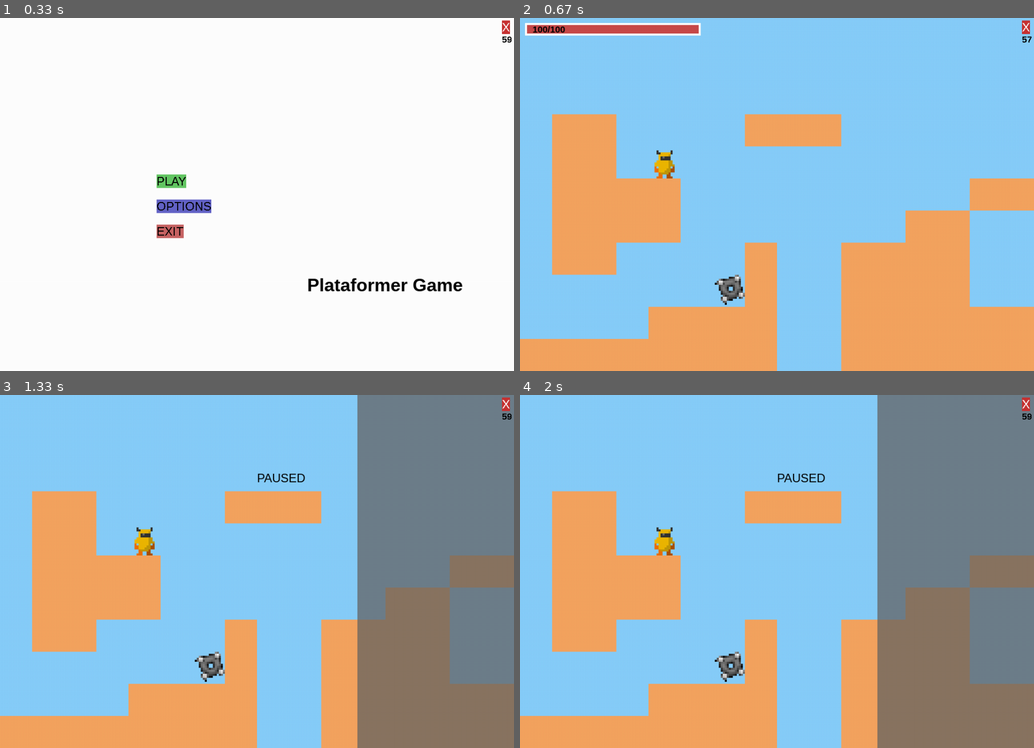
Above: before the commit, frames 1-4 (two rows, left to right).
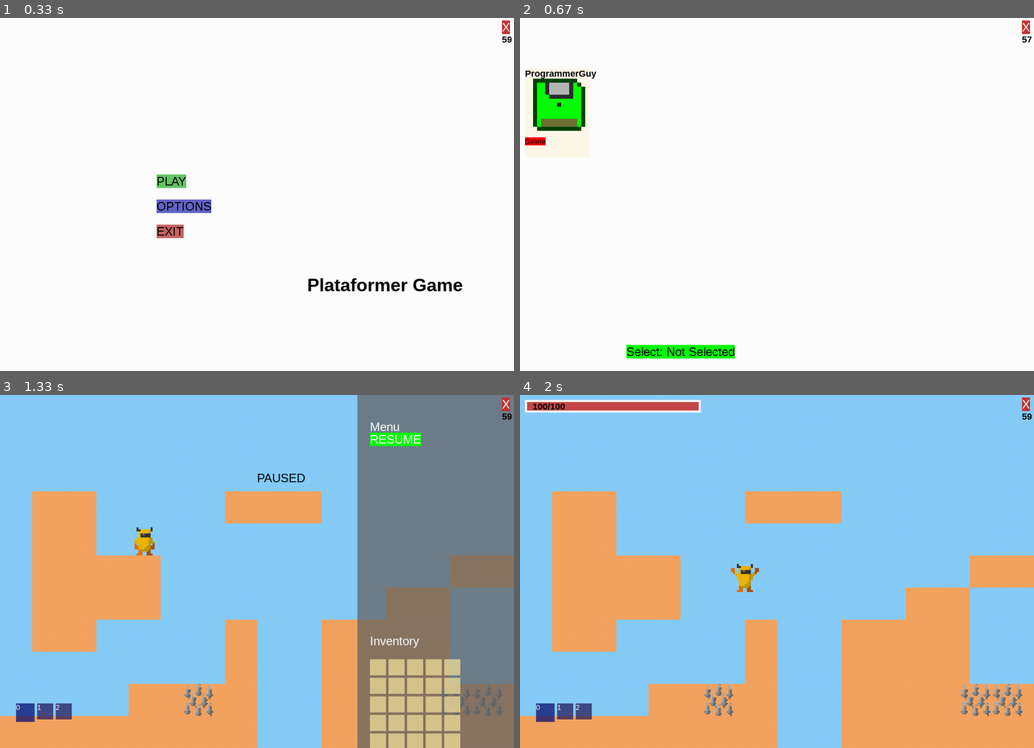
Above: after the commit, the same moments.

Repository: MrJuaumBR/PlataformerPygame
Game: pygame game, started from game.py
Same seed, same stepped clock (60 frames per second), same inputs: the game is played once before the commit and once after it.
Inputs (mouse positions are in pixels of both pictures, inside the frame that each line leads up to):
- Up to frame 1 (0.33 s): no input
- Up to frame 2 (0.67 s): press the mouse at (689, 180) at 0.37 s; move the mouse to (761, 226) at 0.47 s; release the mouse at (828, 272) at 0.6 s
- Up to frame 3 (1.33 s): click (159, 726) at 0.72 s, where only the run after the commit has a clickable "Select: Not Selected"; tap Esc at 1 s
- Up to frame 4 (2 s): click (915, 437) at 1.38 s, where only the run after the commit has a clickable "RESUME"; hold Right from 1.67 s (still down)

Frame 1 is identical in both runs. In frame 2, 100% of the frame differs, in the area x 0-100%, y 0-100%; in frame 3, 5.4%; in frame 4, 33%.

Commit message:
Third Commit, Big Changes principally in GUI

Diff:
--- a/data/src/groups.py
+++ b/data/src/groups.py
@@ -15,5 +15,5 @@
         return super().draw(surface)
     """
     def draw(self, surface: Surface) -> List[Rect]:
-        for sprite in self.sprites():
+        for sprite in sorted(self.sprites(), key=lambda sprite: sprite.priority):
             sprite.draw(surface)
--- a/data/src/level.py
+++ b/data/src/level.py
@@ -32,10 +32,13 @@
                     player_sprite = player((x,y))
                     self.player.add(player_sprite)
                 elif cell == '3':
-                    tile = SpiekBall((x,y),TILE_SIZE)
+                    tile = SpikeBall((x,y),TILE_SIZE)
+                    self.tiles.add(tile)
+                elif cell == '4':
+                    tile = Spike((x,y),TILE_SIZE)
                     self.tiles.add(tile)
 
-        self.tiles.add(DeadPoint((HALF_SCREEN_WIDTH-30,SCREEN_HEIGHT+50),(SCREEN_WIDTH+60,15))) # Dead Point
+        self.tiles.add(DeadPoint((0,SCREEN_HEIGHT+50),(SCREEN_WIDTH+60,15))) # Dead Point
 
     def check_take_damage(self,player,sprite):
         if sprite.type == "Damage":
@@ -112,6 +115,10 @@
         self.scroll_x()
 
         self.player.update()
+        if self.player.sprite.respawned:
+            self.player.sprite.rect.topleft = self.world_spawn
+            self.player.sprite.respawned = False
+
         self.horizontal_movement_collision()
         self.vertical_movement_collision()
 
--- a/data/src/menus.py
+++ b/data/src/menus.py
@@ -30,9 +30,9 @@
         BTN_options = BPYG.draw_button('OPTIONS',(HALF_SCREEN_SIZE[0]-200,HALF_SCREEN_SIZE[1]-150),0,((0,0,0),(100,100,200)))
         BTN_exit = BPYG.draw_button('EXIT',(HALF_SCREEN_SIZE[0]-200,HALF_SCREEN_SIZE[1]-100),0,((0,0,0),(200,100,100)))
         if BTN_play:
-            game()
+            save_select()
         if BTN_options:
-            pass
+            options()
         if BTN_exit:
             GAME_RUNNING = False
             DISCORD.join()
@@ -45,9 +45,88 @@
                 DISCORD.join()
                 pyg.quit()
                 exit()
-            elif ev.type == KEYDOWN:
-                if ev.key == K_x:
-                    GAME_RUNNING = False
+
+        pyg.display.update()
+        SCREEN.fill('white')
+        CLOCK.tick(60)
+
+def options():
+    run = True
+    list_discord_rpc = [True,False]
+    index_discord_rpc = 0
+    list_sound_level = [0,25,50,75,100]
+    index_sound_level = 0
+    while run:
+        if AllScreenDraw():
+            run = False
+        BPYG.draw_text("Options",(25,25),2,True,(0,0,0))
+
+        BPYG.draw_text("Discord Rich Presence: ",(HALF_SCREEN_WIDTH-210,75),1,True,C_BLACK)
+        index_discord_rpc=BPYG.draw_select((HALF_SCREEN_WIDTH-200,100),1,((0,0,0),C_BEIGE),list_discord_rpc,index_discord_rpc)
+
+        BPYG.draw_text("Volume: ",(HALF_SCREEN_WIDTH-210,150),1,True,C_BLACK)
+        index_sound_level = BPYG.draw_select((HALF_SCREEN_WIDTH-200,175),1,(C_BLACK,C_BEIGE),list_sound_level,index_sound_level)
+        for ev in pyg.event.get():
+            if ev.type == QUIT:
+                GAME_RUNNING = False
+                DISCORD.join()
+                pyg.quit()
+                exit()
+
+        pyg.display.update()
+        CLOCK.tick(60)
+        SCREEN.fill(C_WHITE)
+
+def save_select():
+    run = True
+    saves = [{"name":"ProgrammerGuy",'size':'infinity'}]
+    selected = {"name":"Not Selected","size":"0kb"}
+    while run:
+        if AllScreenDraw():
+            run = False
+        img_btns = []
+        xy = [10,100]
+        save_repeat = 0
+        for save in saves:
+            BPYG.draw_rect(xy,(TILE_SIZE*2,TILE_SIZE*2+50),C_CORNSILK,150)
+
+            # Draw Image
+            img = pyg.transform.scale((spritesheet(TEXTURES_FOLDER+'diskette.png').image_at((0,0,16,16),0)),(TILE_SIZE*2,TILE_SIZE*2))
+            img_rect = Rect(xy[0],xy[1]+5,img.get_rect().width,img.get_rect().height)
+            SCREEN.blit(img,img_rect)
+
+            # Draw delete button
+            delete_btn = BPYG.draw_button('Delete',(xy[0],xy[1]+TILE_SIZE*2+10),3,(C_BLACK,C_RED))
+            # Info Display
+            BPYG.draw_text(save["name"],xy,1,True,C_BLACK)
+
+            img_btns.append((img_rect,save,delete_btn)) # Append to list
+
+            # Position
+            xy[0] += TILE_SIZE*2+10
+            save_repeat += 1
+            if save_repeat+1 >= int(SCREEN_WIDTH//(TILE_SIZE*2))-1:
+                xy[1] += (TILE_SIZE * 2) + 60
+                xy[0] = 10
+                save_repeat = 0
+
+        for img in img_btns:
+            if img[2]:
+                saves.pop(saves.index(img[1]))
+            if img[0].collidepoint(pyg.mouse.get_pos()):
+                if pyg.mouse.get_pressed(3)[0]:
+                    selected = img[1]
+
+        BTN_select = BPYG.draw_button(f'Select: {selected["name"]}',(HALF_SCREEN_WIDTH-300,HALF_SCREEN_HEIGHT+300),0,((0,0,0),C_GREEN))
+        if BTN_select:
+            game()
+
+        for ev in pyg.event.get():
+            if ev.type == QUIT:
+                GAME_RUNNING = False
+                DISCORD.join()
+                pyg.quit()
+                exit()
 
         pyg.display.update()
         SCREEN.fill('white')
@@ -63,9 +142,37 @@
         if menu_open:
             BPYG.draw_rect((HALF_SCREEN_WIDTH+200,0),(HALF_SCREEN_WIDTH-200,SCREEN_HEIGHT),(100,100,100),190)
             BPYG.draw_text("PAUSED",(HALF_SCREEN_SIZE[0],HALF_SCREEN_HEIGHT-200),0,True,(0,0,0))
+
+            BPYG.draw_text("Menu",(HALF_SCREEN_WIDTH+225,50),0,True,C_WHITE) # Menu Part
+            BTN_resume = BPYG.draw_button("RESUME",(HALF_SCREEN_WIDTH+225,75),0,(C_WHITE,C_GREEN))
+
+            BPYG.draw_text("Inventory",(HALF_SCREEN_WIDTH+225,HALF_SCREEN_HEIGHT+125),0,True,C_WHITE) # Inventory Part
+            inv_block_pos = [HALF_SCREEN_WIDTH+ 225,HALF_SCREEN_HEIGHT+175]
+            for i in range(5):
+                for x in range(5):
+                    BPYG.draw_rect(inv_block_pos,(TILE_SIZE/2,TILE_SIZE/2),C_BEIGE,200)
+                    inv_block_pos[0] += TILE_SIZE/2+5
+                inv_block_pos[1] += TILE_SIZE/2+5
+                inv_block_pos[0] = HALF_SCREEN_WIDTH+225
+
             level.player.sprite.locked = True
+            if BTN_resume:
+                menu_open = False
+                level.player.sprite.locked = False
         else:
             level.player.sprite.locked = False
+
+        hbar_pos = [TILE_SIZE/2,SCREEN_HEIGHT-(TILE_SIZE+25)]
+        for i in range(3):
+            if i == 0:
+                size = (TILE_SIZE/2+5,TILE_SIZE/2+5)
+                color = C_NAVY
+            else:
+                size = (TILE_SIZE/2,TILE_SIZE/2)
+                color = C_INDIGO
+            BPYG.draw_rect(hbar_pos,size,color,190)
+            BPYG.draw_text(str(i),hbar_pos,3,True,C_WHITE)
+            hbar_pos[0] += size[0] + 5
 
         if AllScreenDraw():
             run = False
--- a/data/src/player.py
+++ b/data/src/player.py
@@ -17,6 +17,7 @@
         self.image = self.animations['idle'][self.frame_index]
         self.image = pyg.transform.scale(self.image,size=(64,64))
         self.rect = self.image.get_rect(topleft=pos)
+        self.priority = 1000
 
         # Player Movement
         self.direction = pyg.math.Vector2(0,0)
@@ -44,6 +45,8 @@
         if self.health_bar_width > 500: # Limiter to width
             self.health_bar_width = 500
         self.health_ratio = self.maxHealth / self.health_bar_width
+        self.respawn_cooldown = 0# FPS * Seconds = 60 * 5.
+        self.respawned = False
 
     def take_damage(self,damage):
         if self.health >0 and self.status != "dead" and self.take_damage_frame == 0:
@@ -60,6 +63,9 @@
                 self.health = 0
                 BPYG.play_sound(SOUNDS_FOLDER+'dead.wav',.45)
                 self.status = "dead"
+                self.respawn_cooldown = 60 * 5
+            else:
+                BPYG.play_sound(SOUNDS_FOLDER+'hurt.wav',.3)
 
     def heal_damage(self,heal):
         if self.heal_frame <= 0 and self.status != "dead":
@@ -79,13 +85,23 @@
         if self.status == "dead":
             BPYG.draw_text("Dead X(",(25,12),1,True,(0,0,0))
         else:
-            BPYG.draw_text(f"{self.health}/{self.maxHealth}",(25,12),1,True,(0,0,0))
+            BPYG.draw_text(f"{int(self.health)}/{self.maxHealth}",(25,12),1,True,(0,0,0))
 
         if self.health < self.maxHealth:
             if self.heal_frame > 0 and self.status != "dead":
                 self.heal_frame -= 1
             elif self.heal_frame == 0:
                 self.heal_damage(self.maxHealth*0.025) # 0.25% per Second
+        # Player Revive
+        if self.status == "dead" and self.health <= 0 and self.respawn_cooldown > 0:
+            BPYG.draw_text(f"You died, {int(self.respawn_cooldown//60)}s to respawn",(self.rect.centerx,self.rect.centery-125),0,True,C_RED)
+            self.respawn_cooldown -= 1
+            if self.respawn_cooldown <= 0:
+                self.respawn_cooldown = 0
+                self.status = "idle"
+                self.locked = False
+                self.health = self.maxHealth // 2
+                self.respawned = True
 
     def animate(self):
         animation = self.animations[self.status]
--- a/data/src/settings.py
+++ b/data/src/settings.py
@@ -6,15 +6,16 @@
 [-] - Removed
 [!] - Tiny Changes
 
-- Save System
+[! 0.1] - Save System
 - Time System(Day & Night)
 - World Edit & Create
-- Enemys
+[! 0.1] - Enemys
 [+ 0.1] - Life System
 [! 0.1] - Tools & Drops
 [! 0.1] - RPG Games GUI
   [+ 0.1] - Main Menu
   [! 0.1] - Pause Menu
+  [! 0.1] - Inventory
 [+ 0.1] - Discord Rich Presence
 
 =========================================================================== [MAP DICTIONARY]
@@ -24,29 +25,30 @@
 0 = Player Spawn
 1 = Block
 3 = SpikeBall
+4 = Spike
 
 """
 import pygame as pyg
 from pygame.locals import *
 from sys import exit
-from .support import BetterPyGame
+from .support import BetterPyGame,DataBase
 import threading
 import time
 from pypresence import Presence
 import random
 
 level_map = [
-[' ', ' ', ' ', ' ', ' ', ' ', ' ', ' ', ' ', ' ', ' ', ' ', ' ', ' ', ' ', ' ', ' ', ' ', ' ', ' ', ' ', ' ', ' ', ' ', ' ', ' ', ' ', ' ', ' ', ' ', ' ', ' '],
-[' ', ' ', ' ', ' ', ' ', ' ', ' ', ' ', ' ', ' ', ' ', ' ', ' ', ' ', ' ', ' ', ' ', ' ', ' ', ' ', ' ', ' ', ' ', ' ', ' ', ' ', ' ', ' ', ' ', '1', '1', ' '],
-[' ', ' ', ' ', ' ', ' ', ' ', ' ', ' ', ' ', ' ', ' ', ' ', ' ', ' ', ' ', ' ', ' ', ' ', ' ', ' ', ' ', ' ', ' ', ' ', ' ', ' ', ' ', ' ', '1', ' ', '1', ' '],
-[' ', '1', '1', ' ', ' ', ' ', ' ', '1', '1', '1', ' ', ' ', ' ', ' ', ' ', ' ', ' ', ' ', ' ', ' ', ' ', ' ', '1', '1', ' ', ' ', ' ', '1', ' ', '1', '1', ' '],
-[' ', '1', '1', ' ', '0', ' ', ' ', ' ', ' ', ' ', ' ', ' ', ' ', ' ', ' ', ' ', ' ', ' ', ' ', ' ', ' ', ' ', ' ', ' ', ' ', ' ', ' ', ' ', ' ', ' ', '1', ' '],
-[' ', '1', '1', '1', '1', ' ', ' ', ' ', ' ', ' ', ' ', ' ', ' ', ' ', '1', '1', ' ', ' ', ' ', ' ', ' ', ' ', ' ', ' ', ' ', '1', '1', ' ', '1', ' ', '1', '1'],
-[' ', '1', '1', '1', '1', ' ', ' ', ' ', ' ', ' ', ' ', ' ', '1', '1', ' ', ' ', ' ', ' ', ' ', ' ', ' ', ' ', ' ', ' ', ' ', ' ', ' ', ' ', '1', ' ', '1', ' '],
-[' ', '1', '1', ' ', ' ', ' ', ' ', '1', ' ', ' ', '1', '1', '1', '1', ' ', ' ', ' ', ' ', '1', '1', ' ', ' ', '1', '1', ' ', ' ', ' ', ' ', '1', ' ', '1', '1'],
-[' ', ' ', ' ', ' ', ' ', ' ', '3', '1', ' ', ' ', '1', '1', '1', '1', ' ', ' ', ' ', ' ', '1', '1', ' ', ' ', '1', '1', '1', ' ', ' ', ' ', '1', ' ', ' ', ' '],
-[' ', ' ', ' ', ' ', '1', '1', '1', '1', ' ', ' ', '1', '1', '1', '1', '1', '1', ' ', ' ', '1', '1', ' ', ' ', '1', '1', '1', '1', ' ', ' ', '1', '1', '1', ' '],
-['1', '1', '1', '1', '1', '1', '1', '1', ' ', ' ', '1', '1', '1', '1', '1', '1', ' ', ' ', '1', '1', ' ', ' ', '1', '1', '1', '1', ' ', ' ', '1', ' ', ' ', '1']
+[' ', ' ', ' ', ' ', ' ', ' ', ' ', ' ', ' ', ' ', ' ', ' ', ' ', ' ', ' ', ' ', ' ', ' ', ' ', ' ', ' ', ' ', ' ', ' ', ' ', ' ', ' ', ' ', ' ', ' ', ' ', ' ',' '],
+[' ', ' ', ' ', ' ', ' ', ' ', ' ', ' ', ' ', ' ', ' ', ' ', ' ', ' ', ' ', ' ', ' ', ' ', ' ', ' ', ' ', ' ', ' ', ' ', ' ', ' ', ' ', ' ', ' ', '1', '1', '1',' '],
+[' ', ' ', ' ', ' ', ' ', ' ', ' ', ' ', ' ', ' ', ' ', ' ', ' ', ' ', ' ', ' ', ' ', ' ', ' ', ' ', ' ', ' ', ' ', ' ', ' ', ' ', ' ', ' ', '1', '1', '1', ' ',' '],
+[' ', '1', '1', ' ', ' ', ' ', ' ', '1', '1', '1', ' ', ' ', ' ', ' ', ' ', ' ', ' ', ' ', ' ', ' ', ' ', ' ', '1', '1', ' ', ' ', ' ', '1', '1', '1', '1', ' ','1'],
+[' ', '1', '1', ' ', '0', ' ', ' ', ' ', ' ', ' ', ' ', ' ', ' ', ' ', ' ', ' ', ' ', ' ', ' ', ' ', ' ', ' ', ' ', ' ', ' ', ' ', ' ', ' ', ' ', ' ', '1', ' ',' '],
+[' ', '1', '1', '1', '1', ' ', ' ', ' ', ' ', ' ', ' ', ' ', ' ', ' ', '1', '1', ' ', ' ', ' ', ' ', ' ', ' ', ' ', ' ', ' ', '1', '1', ' ', '1', ' ', '1', '1','1'],
+[' ', '1', '1', '1', '1', ' ', ' ', ' ', ' ', ' ', ' ', ' ', '1', '1', ' ', ' ', ' ', ' ', ' ', ' ', ' ', ' ', ' ', ' ', ' ', ' ', ' ', ' ', '1', ' ', '1', '1',' '],
+[' ', '1', '1', ' ', ' ', ' ', ' ', '1', ' ', ' ', '1', '1', '1', '1', ' ', ' ', ' ', ' ', '1', '1', ' ', ' ', '1', '1', ' ', ' ', ' ', ' ', '1', ' ', ' ', '1','1'],
+[' ', ' ', ' ', ' ', ' ', ' ', '4', '1', ' ', ' ', '1', '1', '1', '1', '4', '4', ' ', ' ', '1', '1', ' ', ' ', '1', '1', '1', ' ', ' ', ' ', '1', '4', ' ', ' ',' '],
+[' ', ' ', ' ', ' ', '1', '1', '1', '1', ' ', ' ', '1', '1', '1', '1', '1', '1', ' ', ' ', '1', '1', ' ', ' ', '1', '1', '1', '1', ' ', ' ', '1', '1', '1', ' ','1'],
+['1', '1', '1', '1', '1', '1', '1', '1', ' ', ' ', '1', '1', '1', '1', '1', '1', ' ', ' ', '1', '1', ' ', ' ', '1', '1', '1', '1', ' ', ' ', '1', '1', '1', '1','1']
 ]
 
 
@@ -72,17 +74,36 @@
 C_CORNSILK = (255, 248, 220)
 C_SANDYBROWN = (244, 164, 96)
 C_LIGHTSKYBLUE = (135, 206, 250)
+C_WHITE = (255,255,255)
+C_BLACK = (0,0,0)
+C_RED = (255,0,0)
+C_GREEN = (0,255,0)
+C_BLUE = (0,0,255)
+C_BEIGE = (238, 220, 154)
+C_NAVY = (10, 17, 114)
+C_INDIGO = (40, 30, 93)
 
 # Setup support class
 BPYG =  BetterPyGame(SCREEN)
 
-# Forms
+# Fonts
 BPYG.create_font('arial',24,False,False) # 0 Buttons
 BPYG.create_font('arial',18,True,False) # 1 Debug Text
 BPYG.create_font('arial',36,True,False) # 2 Main Title
+BPYG.create_font('arial',14,False,False) # 3 Tiny Button
 
 TEXTURES_FOLDER = './data/textures/'
 SOUNDS_FOLDER = './data/sounds/'
+
+# DataBase
+MAX_SAVES_PROFILES = 10
+CONFIG_TABLE = "config"
+CONFIG_TABLE_COLUMNS = ["config",] # id INTEGER, config TEXT
+SAVES_TABLE = "" #
+
+db = DataBase('./data/data.db',True)
+db.create_table("config",["id INTEGER PRIMARY KEY AUTOINCREMENT","config TEXT"])
+#db.insert('config',CONFIG_TABLE_COLUMNS,["'{}'",])
 
 """ DISCORD RICH PRESENCE SETUP"""
 
--- a/data/src/support.py
+++ b/data/src/support.py
@@ -1,5 +1,7 @@
 import pygame as pyg
 from pygame.locals import *
+import sqlite3 as sql
+
 
 class spritesheet(object):
     def __init__(self, filename):
@@ -110,6 +112,25 @@
         else:
             r = pyg.draw.rect(self.SCREEN,color,Rect(Pos[0],Pos[1],Size[0],Size[1]))
         return r
+
+    def draw_select(self,Pos=(0,0),font=0,colors=((0,0,0),(100,100,100)),options=[],current_option=0):
+        if type(font) == int:
+            font = self.fonts[font]
+        cur = options[current_option]
+        X_change = int(font.size(str(cur))[0]*1.25)+1
+        self.draw_text(str(cur),(Pos[0]-(X_change/4),Pos[1]),font,True,colors[0],colors[1])
+        Back = self.draw_button("<",(Pos[0]-X_change,Pos[1]),font,colors) # Back
+        Next = self.draw_button(">",(Pos[0]+X_change, Pos[1]), font, colors) # Next
+        if Back:
+            current_option -= 1
+            if current_option<0:
+                current_option = len(options)-1
+        elif Next:
+            current_option += 1
+            if current_option>len(options)-1:
+                current_option = 0
+        return current_option
+
     def set_volume(self,volume=1):
         """
         Set All sounds and musics volume
@@ -125,3 +146,55 @@
         s = pyg.mixer.Sound(file)
         s.set_volume(individual_volume)
         s.play()
+
+
+
+class DataBase():
+    def __init__(self,database='/database.db',autocommit=True):
+        self.db_path = database
+        self.autocommit = autocommit
+        self.setup_database()
+
+    def to_(self,values:list) -> str:
+        val = ""
+        for i,value in enumerate(values):
+            if value == values[-1]:
+                v = value
+            else:
+                v = value+", "
+            val += v
+        return val
+
+    def ac(self):
+        if self.autocommit:
+            self.db.commit()
+
+    def setup_database(self):
+        """
+        Setup the basic of database
+        """
+        self.db = sql.connect(self.db_path)
+        self.cur = self.db.cursor()
+        self.db.commit()
+
+    def create_table(self,name:str,values:list):
+        """
+        Create a table if not exists
+        name = Table Name
+        valies = List of Values Name & Types ["name TEXT","value INTEGER"] ...
+        """
+        val = self.to_(values)
+        self.cur.execute(f"""CREATE TABLE IF NOT EXISTS {name} ({val})""")
+        self.ac()
+
+    def get(self,id:int,table:str):
+        return self.cur.execute(f"""
+        SELECT * FROM {table} WHERE id={id}
+        """).fetchone()
+
+    def insert(self,table:str,columns:list,values:list):
+        values = self.to_(values)
+        columns = self.to_(columns)
+
+        self.cur.execute(f"INSERT INTO {table} ({columns}) VALUES ({values})")
+        self.ac()
--- a/data/src/tiles.py
+++ b/data/src/tiles.py
@@ -2,13 +2,15 @@
 import pygame as pyg
 from pygame.locals import *
 from sys import exit
+
+from data.src.settings import C_SANDYBROWN
 from .settings import *
 from .support import spritesheet
 
 class Tile(pyg.sprite.Sprite):
     def __init__(self,Pos,Size,color=C_SANDYBROWN):
         super().__init__()
-
+        self.priority = 0
         self.type = "Tile"
         if type(Size) == int:
             self.image= pyg.Surface((Size,Size))
@@ -31,7 +33,10 @@
         self.type = "Damage"
         self.damage = 10000000000000000000
 
-class SpiekBall(Tile):
+    def update(self, x_shift): # Fixed
+        pass
+
+class SpikeBall(Tile):
     def __init__(self, Pos, Size):
         super().__init__(Pos, Size,None)
 
@@ -69,3 +74,46 @@
 
     def draw(self,surface):
         surface.blit(self.image,self.rect)
+
+class Spike(Tile):
+    def __init__(self, Pos, Size):
+        super().__init__(Pos, Size, color=None)
+        self.import_assets()
+        self.priority = 1
+        self.animation_index = 0
+        self.image = self.animation[int(self.animation_index)]
+        self.rect = self.image.get_rect(topleft=Pos)
+        self.Pos = Pos
+
+        # Damage
+        self.type = "Damage"
+        self.damage = 10
+
+    def animate(self):
+        self.animation_index += 0.15
+        if self.animation_index > len(self.animation):
+            self.animation_index = 0
+        self.image = pyg.transform.scale(self.animation[int(self.animation_index)],(TILE_SIZE,TILE_SIZE))
+        r = self.image.get_rect()
+        r.center = self.rect.center
+        r.top =self.Pos[1]+TILE_SIZE
+        r.height += 2
+        self.rect = r
+        """self.rect = self.image.get_rect()
+
+        self.rect2 = self.rect
+        self.rect2.topleft=self.Pos
+        self.rect2.height += 2
+        self.rect2.y += TILE_SIZE"""
+
+    def import_assets(self):
+        path = TEXTURES_FOLDER+'/spike.png'
+        s = spritesheet(path)
+        self.animation = s.images_at(((93,1,23,19),),0)
+
+    def update(self,x_shift):
+        self.animate()
+        return super().update(x_shift)
+
+    def draw(self,surface):
+        surface.blit(self.image,self.rect)
--- a/game.py
+++ b/game.py
@@ -7,4 +7,9 @@
 # Pygame Setup
 
 if __name__ == '__main__':
+    if db.get(1,'config'):
+        print('Config line exists!')
+    else:
+        print('Config line not exists!')
+        db.insert('config',CONFIG_TABLE_COLUMNS,["'{}'",])
     main()
Binary file changed: data/textures/SpikeBall.png
Binary file added: data/textures/diskette.png
Binary file added: data/textures/spike.png
Not shown, changed: readme.md
Not shown, changed: .gitignore
Not shown, added: data/sounds/hurt.wav
